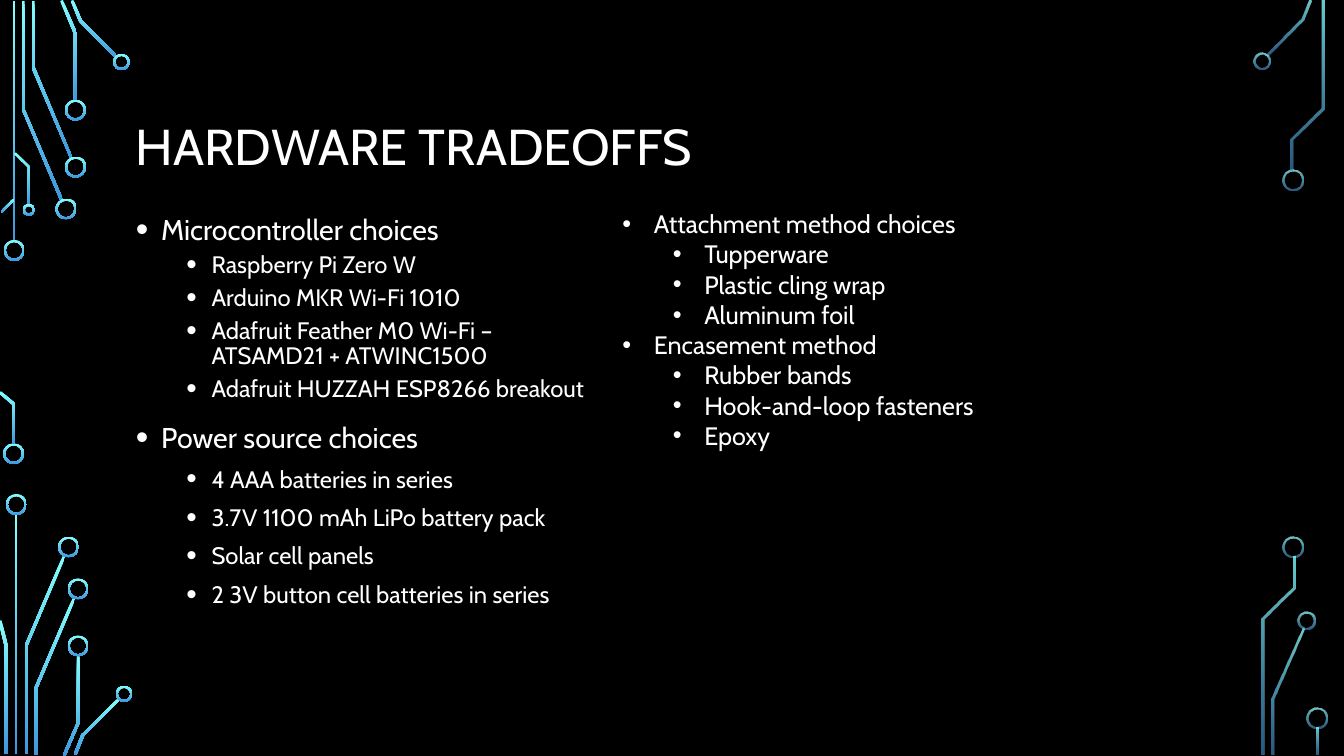
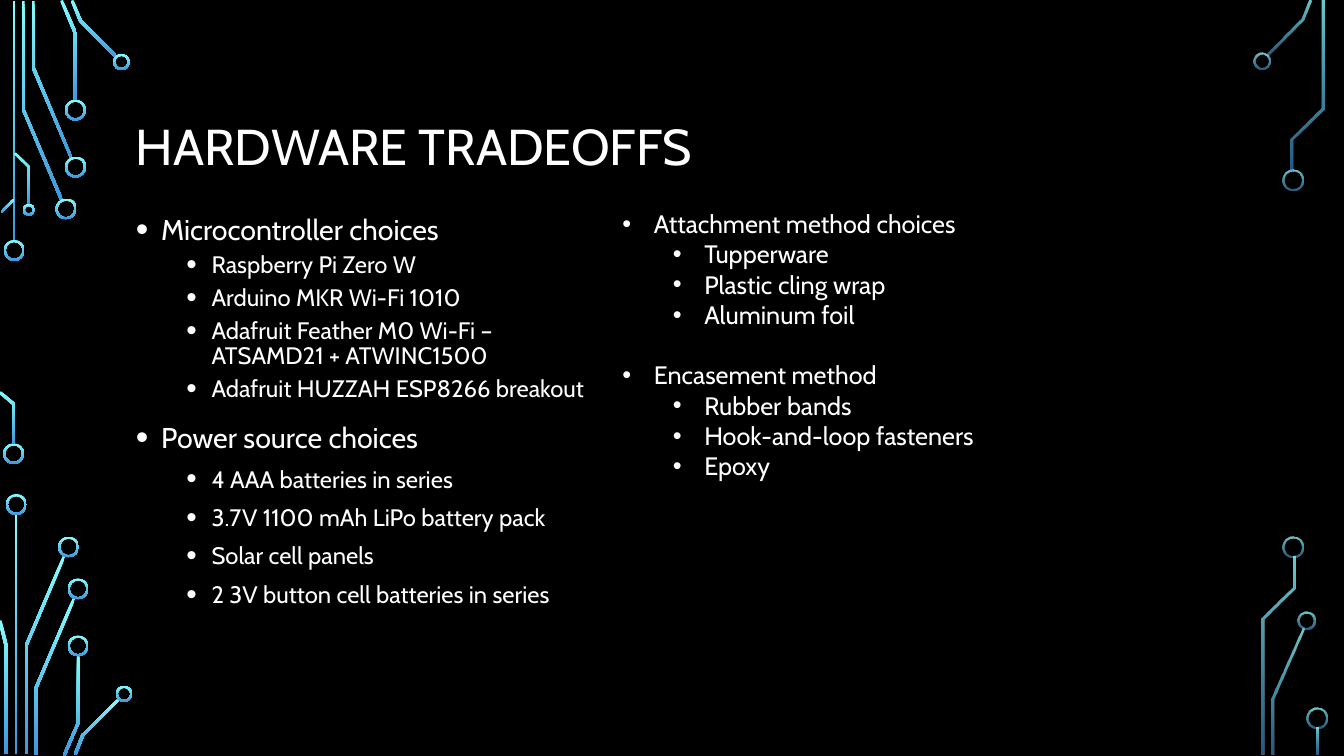
Before and after one commit to dontaylor6000/Group27_Tracker, a slide deck: slide 13 of Documentation/PDR.pptx. Drawn at 1344x756 pixels with LibreOffice and Linux fonts; fonts in the diff are those of the drawing; background and template pictures are left out. Boxes give left, top, right and bottom in pixels: in the first picture for what was removed or moved away, otherwise in the second. Text is boxed around its words. In the diff, an @@ line names an element or a change of style, - is before the commit and + after.

```diff
--- a/Documentation/PDR.pptx
+++ b/Documentation/PDR.pptx
@@ text "Attachment method choices" rewrapped from (x1=654, y1=214, x2=973, y2=451) to (x1=654, y1=214, x2=973, y2=481) @@
```
Also in this commit, not shown: 3 other slides changed.
